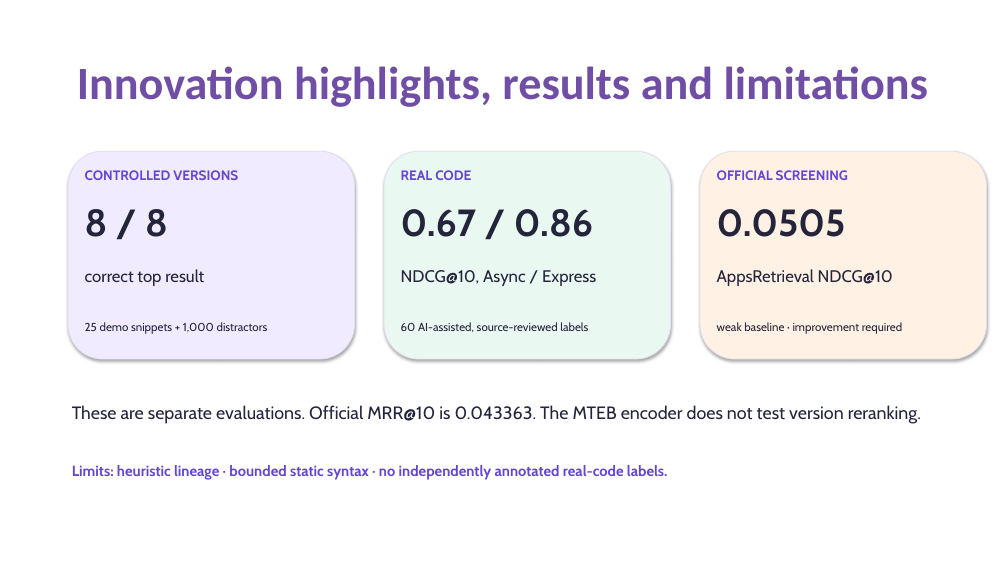
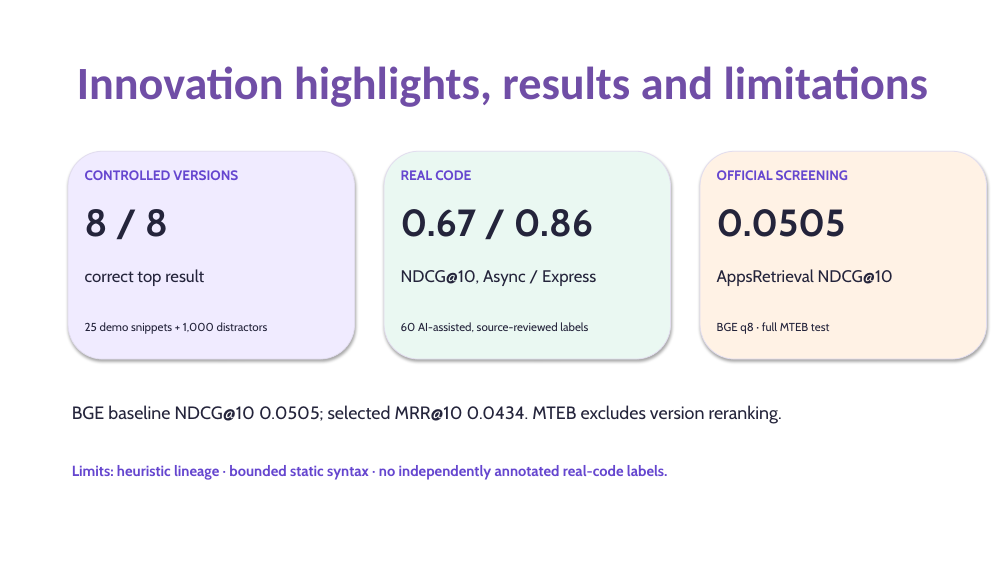
Before and after one commit to AdvayV/AgenticIntelligence, a slide deck: slide 8 of docs/CodeStrata-Submission-Draft.pptx. Drawn at 1008x567 pixels with LibreOffice and Linux fonts; fonts in the diff are those of the drawing. Boxes give left, top, right and bottom in pixels: in the first picture for what was removed or moved away, otherwise in the second. Text is boxed around its words. In the diff, an @@ line names an element or a change of style, - is before the commit and + after.

Commit message:
Tie presentation metrics to official results and add judge brief

```diff
--- a/docs/CodeStrata-Submission-Draft.pptx
+++ b/docs/CodeStrata-Submission-Draft.pptx
@@ text at (717, 322, 829, 334): text changed @@
-weak baseline · improvement required
+BGE q8 · full MTEB test
@@ text at (72, 405, 782, 424): text changed @@
-These are separate evaluations. Official MRR@10 is 0.043363. The MTEB encoder does not test version reranking.
+BGE baseline NDCG@10 0.0505; selected MRR@10 0.0434. MTEB excludes version reranking.
```
Also in this commit, not shown: 4 other files.
